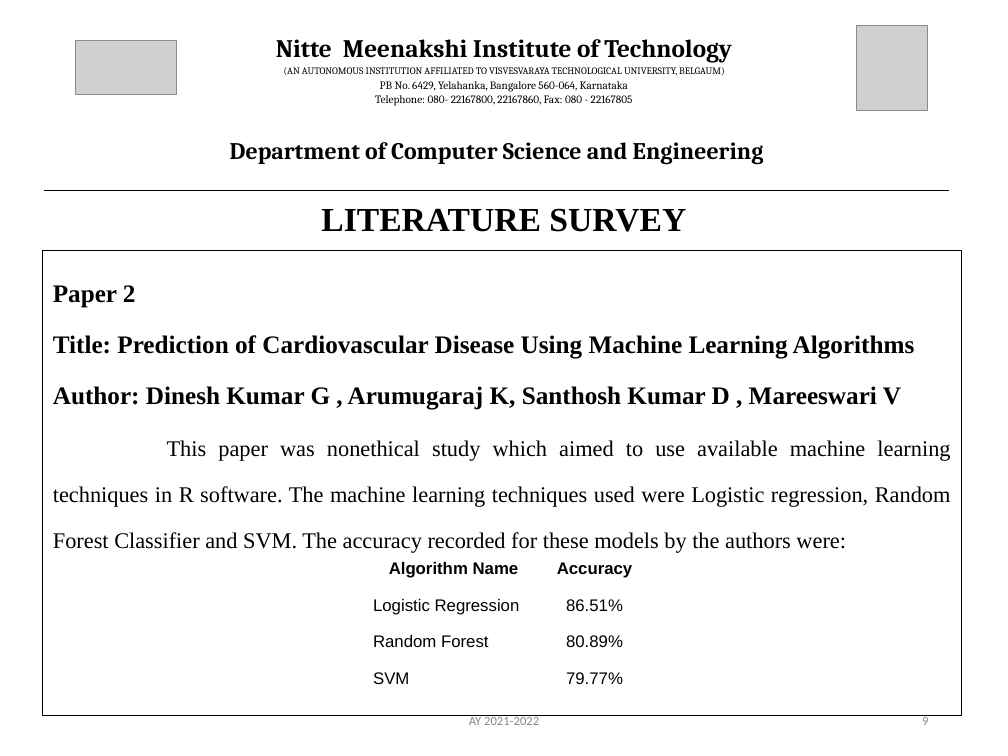
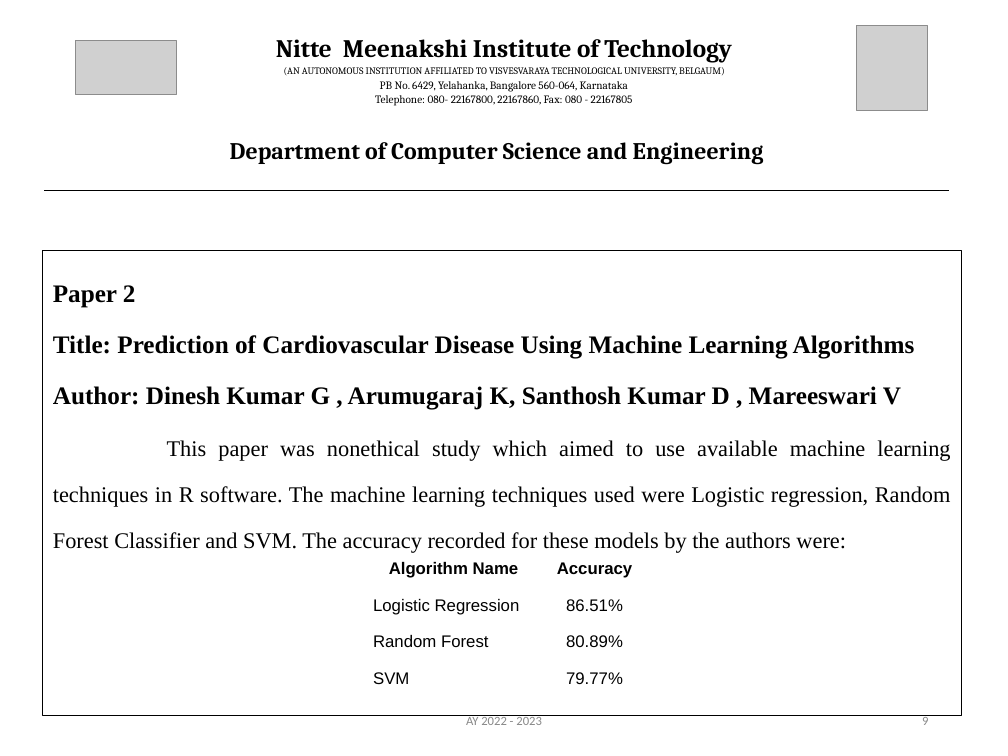
Before and after one commit to Anubhav4380/heartdiseaseprediction, a slide deck: slide 9 of docs/18PCS_36_Final_PPT.pptx. Drawn at 1008x756 pixels with LibreOffice and Linux fonts; fonts in the diff are those of the drawing; grey boxes stand for pictures. Boxes give left, top, right and bottom in pixels: in the first picture for what was removed or moved away, otherwise in the second. Text is boxed around its words. In the diff, an @@ line names an element or a change of style, - is before the commit and + after.

```diff
--- a/docs/18PCS_36_Final_PPT.pptx
+++ b/docs/18PCS_36_Final_PPT.pptx
@@ title removed at box(321, 208, 686, 232) @@
-LITERATURE SURVEY
@@ text at box(466, 715, 542, 725): text changed @@
-AY 2021-2022
+AY 2022 - 2023
```
Also in this commit, not shown: 33 other slides changed, 2 slides added, 7 other files.
